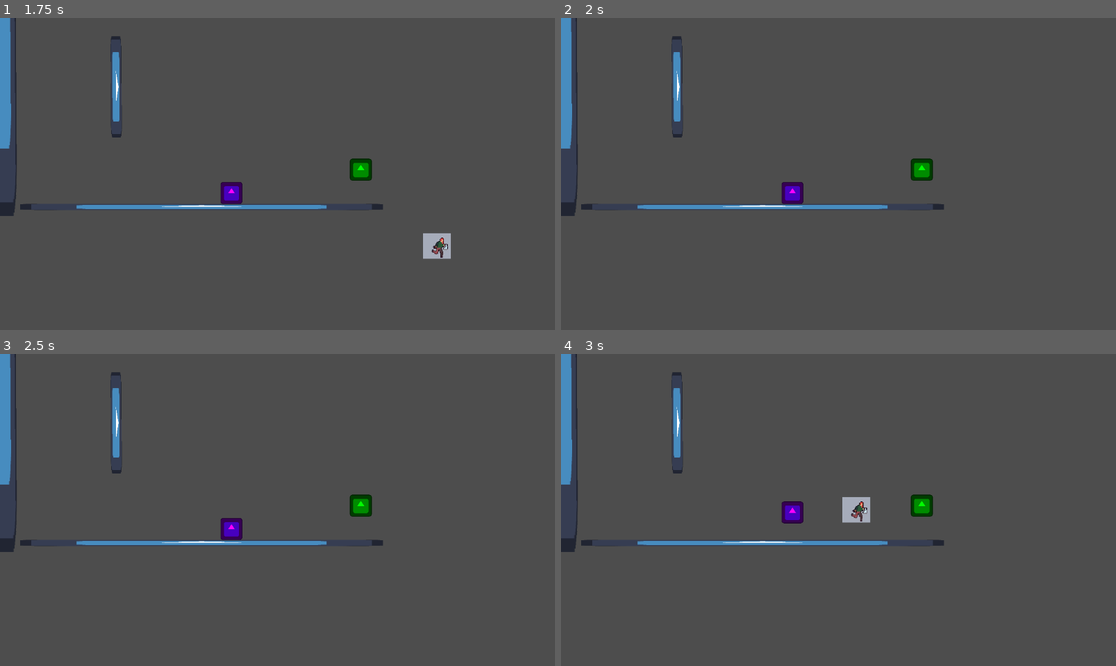
Above: before the commit, frames 1-4 (two rows, left to right).
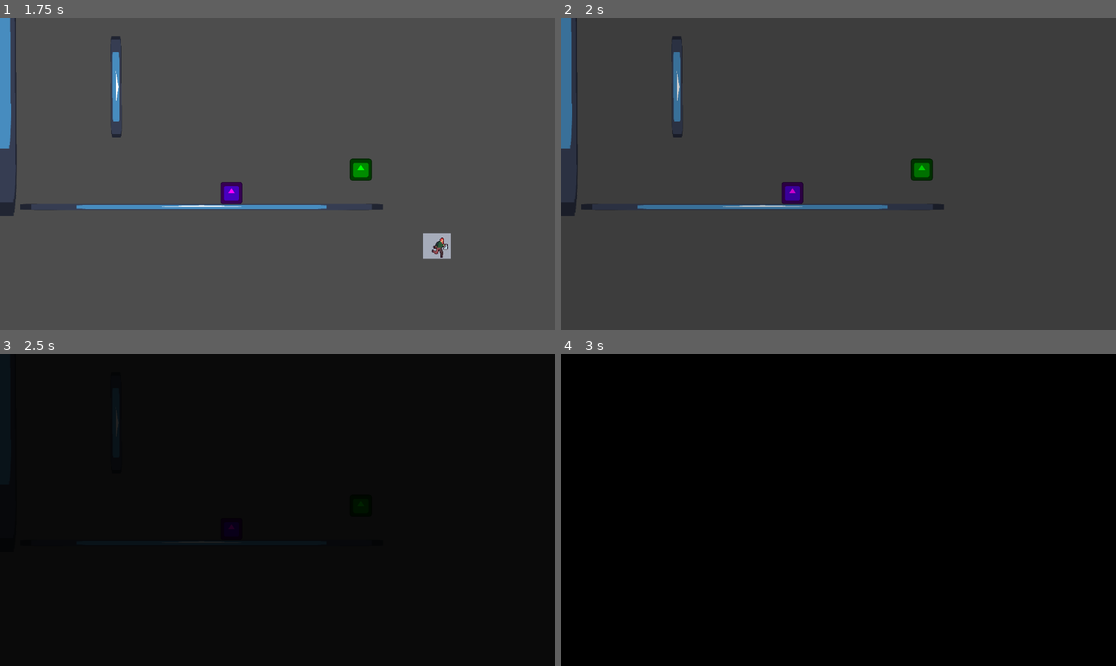
Above: after the commit, the same moments.

Repository: nandedeska/ggj-2026
Game: Godot game, scene res://scenes/game.tscn
Two runs of this game, one before a commit and one after it. Both use one fixed random seed, a clock stepped at 60 frames per second and the inputs below. The engine's default icon, where the game draws it, is replaced by a stand-in: a white triangle on a blue panel in a dark square.
Inputs:
- Up to frame 1 (1.75 s): hold D (move_right) from 0.53 s (still down); tap W (jump) at 0.77, 1.52 s
- Up to frame 2 (2 s): keep holding D (move_right)
- Up to frame 3 (2.5 s): release D (move_right) at 2.03 s; hold A (move_left) from 2.03 s (still down)
- Up to frame 4 (3 s): release A (move_left) at 2.78 s; hold D (move_right) from 2.78 s (still down)

Frame 1 is identical in both runs. In frame 2, 1.9% of the frame differs, in the area x 0-67%, y 0-62%; in frame 3, 100%, in the area x 0-100%, y 0-100%; in frame 4, 100%.

Commit message:
death screen update

Diff:
--- a/scenes/kill_zone.tscn
+++ b/scenes/kill_zone.tscn
@@ -1,12 +1,63 @@
-[gd_scene load_steps=2 format=3 uid="uid://cms0c2bepwlcw"]
+[gd_scene load_steps=5 format=3 uid="uid://cms0c2bepwlcw"]
 
 [ext_resource type="Script" uid="uid://uypcywvd6rho" path="res://scripts/kill_zone.gd" id="1_kebdr"]
+
+[sub_resource type="Animation" id="Animation_kebdr"]
+resource_name = "out"
+length = 0.75
+tracks/0/type = "value"
+tracks/0/imported = false
+tracks/0/enabled = true
+tracks/0/path = NodePath("ColorRect:modulate")
+tracks/0/interp = 1
+tracks/0/loop_wrap = true
+tracks/0/keys = {
+"times": PackedFloat32Array(0, 0.75),
+"transitions": PackedFloat32Array(1, 1),
+"update": 0,
+"values": [Color(1, 1, 1, 0), Color(1, 1, 1, 1)]
+}
+
+[sub_resource type="Animation" id="Animation_l4ff3"]
+length = 0.001
+tracks/0/type = "value"
+tracks/0/imported = false
+tracks/0/enabled = true
+tracks/0/path = NodePath("ColorRect:modulate")
+tracks/0/interp = 1
+tracks/0/loop_wrap = true
+tracks/0/keys = {
+"times": PackedFloat32Array(0),
+"transitions": PackedFloat32Array(1),
+"update": 0,
+"values": [Color(1, 1, 1, 0)]
+}
+
+[sub_resource type="AnimationLibrary" id="AnimationLibrary_l4ff3"]
+_data = {
+&"RESET": SubResource("Animation_l4ff3"),
+&"out": SubResource("Animation_kebdr")
+}
 
 [node name="killZone" type="Area2D"]
 collision_mask = 128
 script = ExtResource("1_kebdr")
 
 [node name="Timer" type="Timer" parent="."]
+wait_time = 1.4
+
+[node name="DeathTransition" type="CanvasLayer" parent="."]
+
+[node name="ColorRect" type="ColorRect" parent="DeathTransition"]
+modulate = Color(1, 1, 1, 0)
+offset_right = 1280.0
+offset_bottom = 723.0
+color = Color(0, 0, 0, 1)
+
+[node name="AnimationPlayer" type="AnimationPlayer" parent="DeathTransition"]
+libraries = {
+&"": SubResource("AnimationLibrary_l4ff3")
+}
 
 [connection signal="body_entered" from="." to="." method="_on_body_entered"]
 [connection signal="timeout" from="Timer" to="." method="_on_timer_timeout"]
--- a/scripts/kill_zone.gd
+++ b/scripts/kill_zone.gd
@@ -1,10 +1,13 @@
 extends Area2D
 
 @onready var timer: Timer = $Timer
+@onready var animation: AnimationPlayer = $DeathTransition/AnimationPlayer
 
 func _on_body_entered(body: Node2D) -> void:
-	print("you died")
 	timer.start()
+	animation.play("out")
+	await animation.animation_finished
 
 func _on_timer_timeout() -> void:
 	get_tree().reload_current_scene()
+	animation.play_backwards("out")
